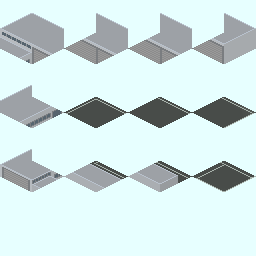
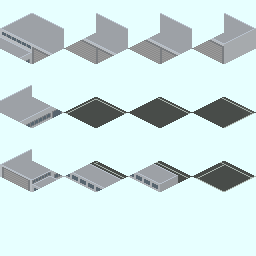
Comparing the layer stacks of the two w=256, h=256 images. Changes:
added layer "クリップボード #12" above "クリップボード #13" over (66, 174, 102, 191)
added layer "クリップボード #14" above "クリップボード #11" over (130, 174, 158, 189)
